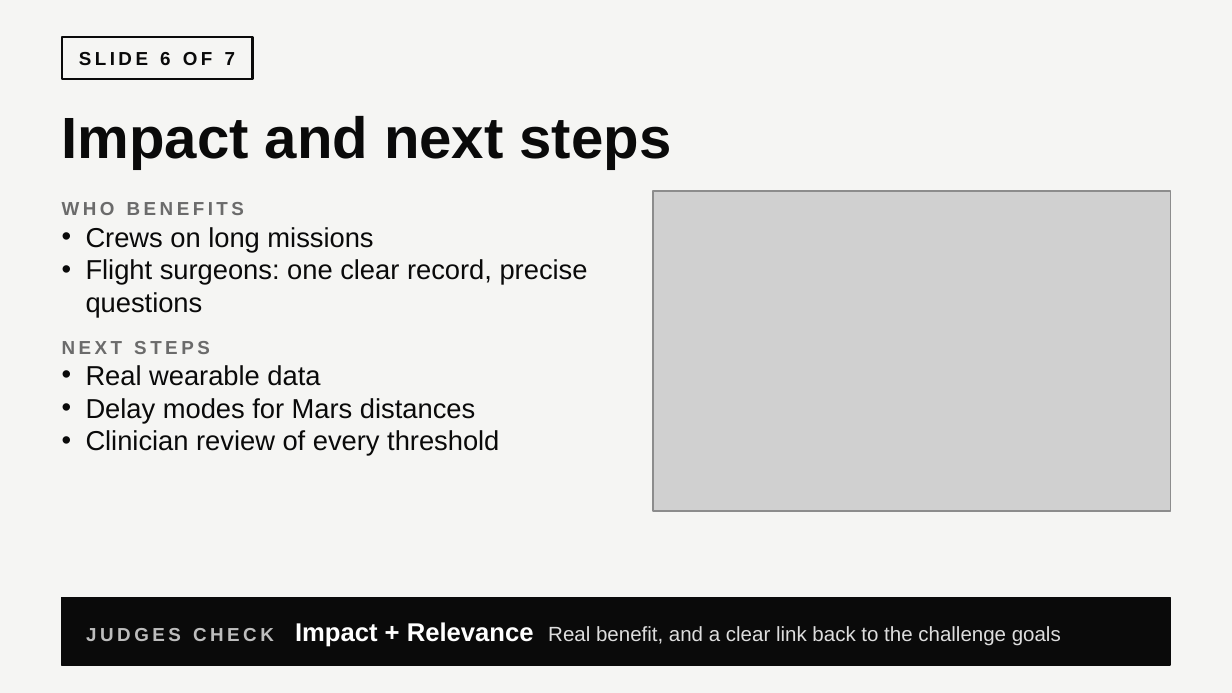
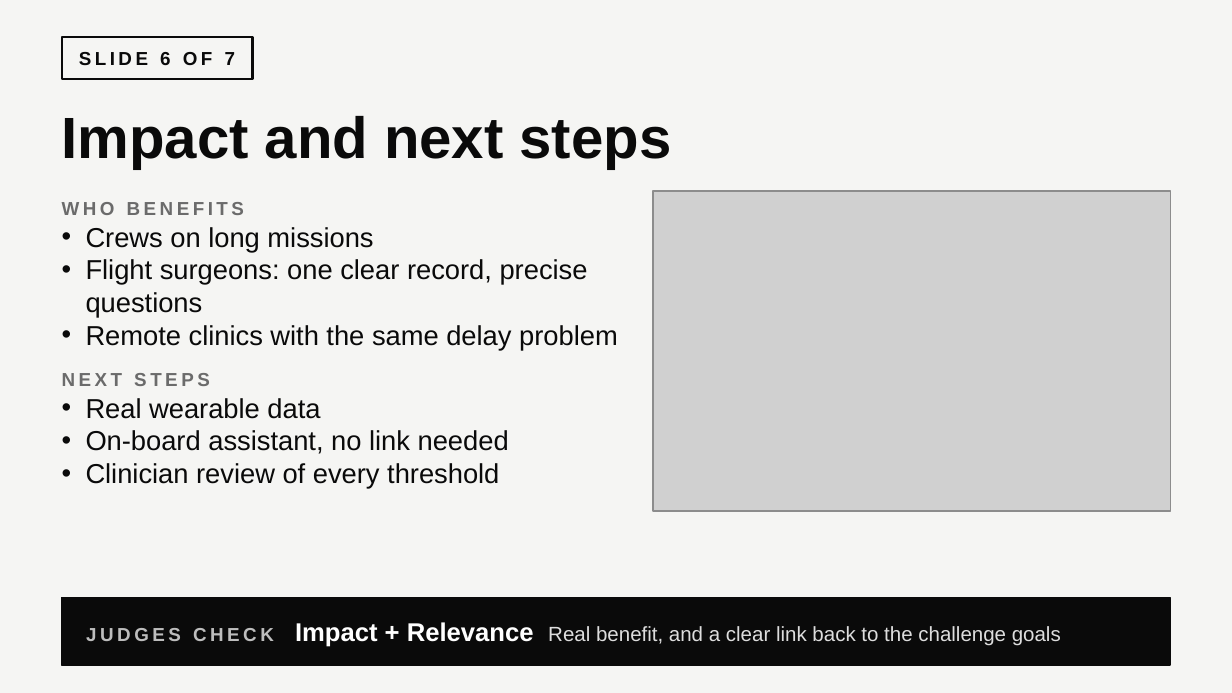
Before and after one commit to Noureldin5/Nasa-health-system, a slide deck: slide 6 of docs/pitch/own-your-baseline.pptx. Drawn at 1232x693 pixels with LibreOffice and Linux fonts; fonts in the diff are those of the drawing; grey boxes stand for pictures. Boxes give left, top, right and bottom in pixels: in the first picture for what was removed or moved away, otherwise in the second. Text is boxed around its words. In the diff, an @@ line names an element or a change of style, - is before the commit and + after.

```diff
--- a/docs/pitch/own-your-baseline.pptx
+++ b/docs/pitch/own-your-baseline.pptx
@@ text at (x1=86, y1=325, x2=618, y2=351): paragraph added @@
+• Remote clinics with the same delay problem
@@ text at (x1=86, y1=430, x2=509, y2=454): text changed @@
-• Delay modes for Mars distances
+• On-board assistant, no link needed
```
Also in this commit, not shown: 6 other slides changed.
